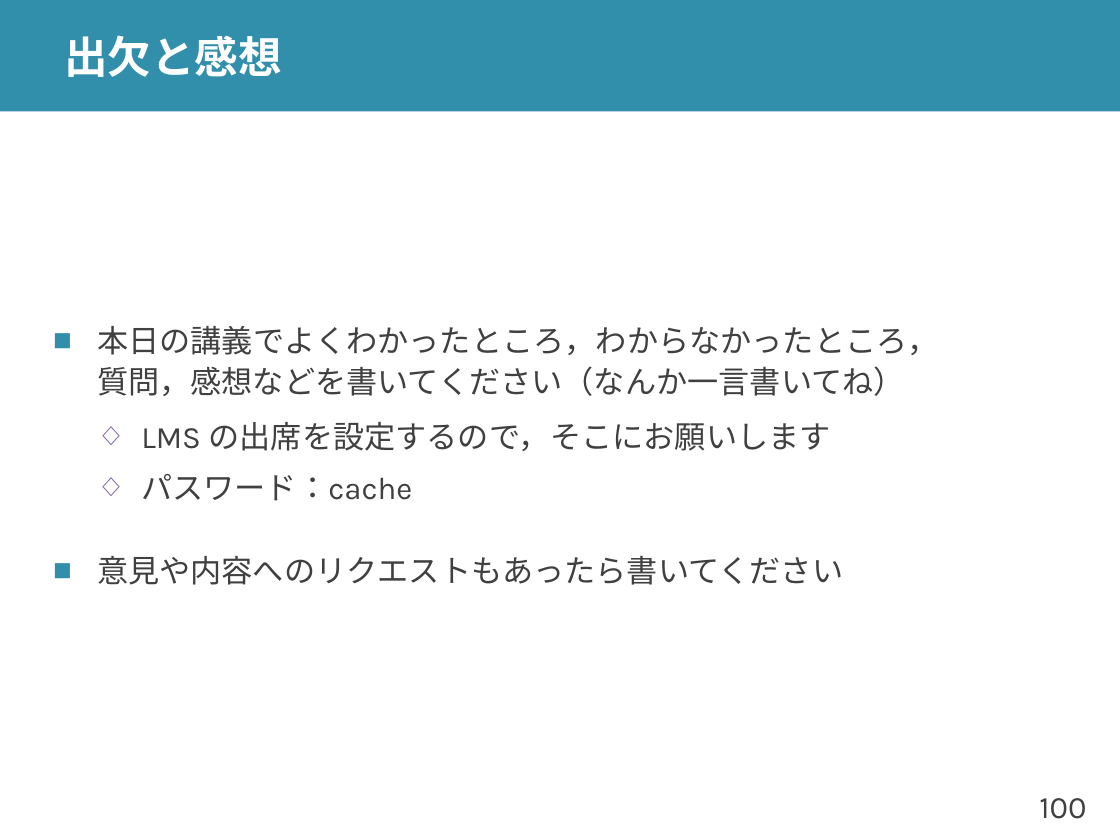
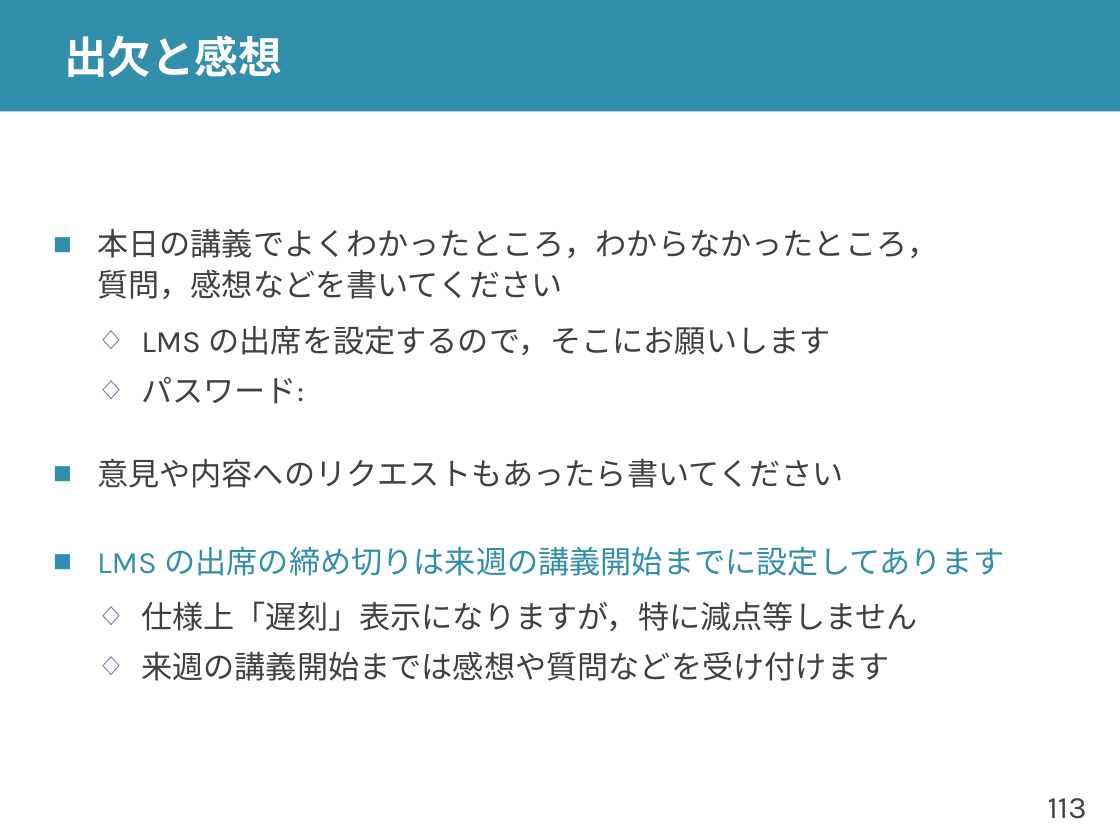
Before and after one commit to shioyadan/advanced-computer-organization, a slide deck: slide 113 of aco-shioya-12.pptx (slide 100 before the commit). Drawn at 1120x840 pixels with LibreOffice and Linux fonts; fonts in the diff are those of the drawing. Boxes give left, top, right and bottom in pixels: in the first picture for what was removed or moved away, otherwise in the second. Text is boxed around its words. In the diff, an @@ line names an element or a change of style, - is before the commit and + after.

```diff
--- a/aco-shioya-12.pptx
+++ b/aco-shioya-12.pptx
@@ text at <box>97,229,938,299</box>: text changed @@
-■ 本日の講義でよくわかったところ，わからなかったところ，
-  質問，感想などを書いてください（なんか一言書いてね）
+■ 本日の講義でよくわかったところ，わからなかったところ，
+  質問，感想などを書いてください
@@ text at <box>141,377,304,404</box>: text changed @@
-  ◇ パスワード：cache
+  ◇ パスワード:
@@ text at <box>97,547,1004,681</box>: paragraphs added @@
+■ LMS の出席の締め切りは来週の講義開始までに設定してあります
+  ◇ 仕様上「遅刻」表示になりますが，特に減点等しません
+  ◇ 来週の講義開始までは感想や質問などを受け付けます
@@ page number at <box>1048,798,1087,819</box>: text changed @@
-100
+113
```
Also in this commit, not shown: 10 other slides changed, 14 slides added, 1 slide removed, 2 other files.
